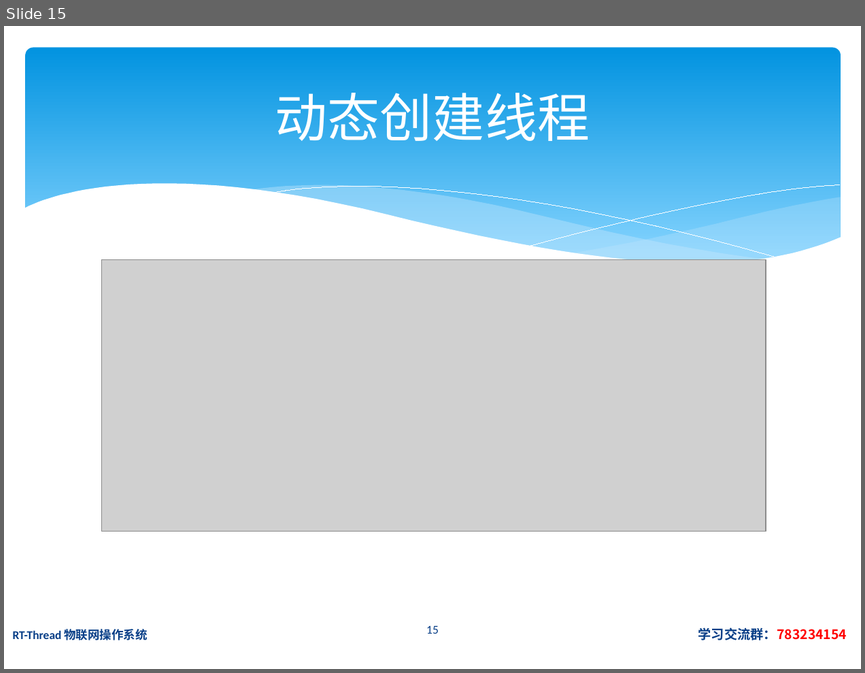
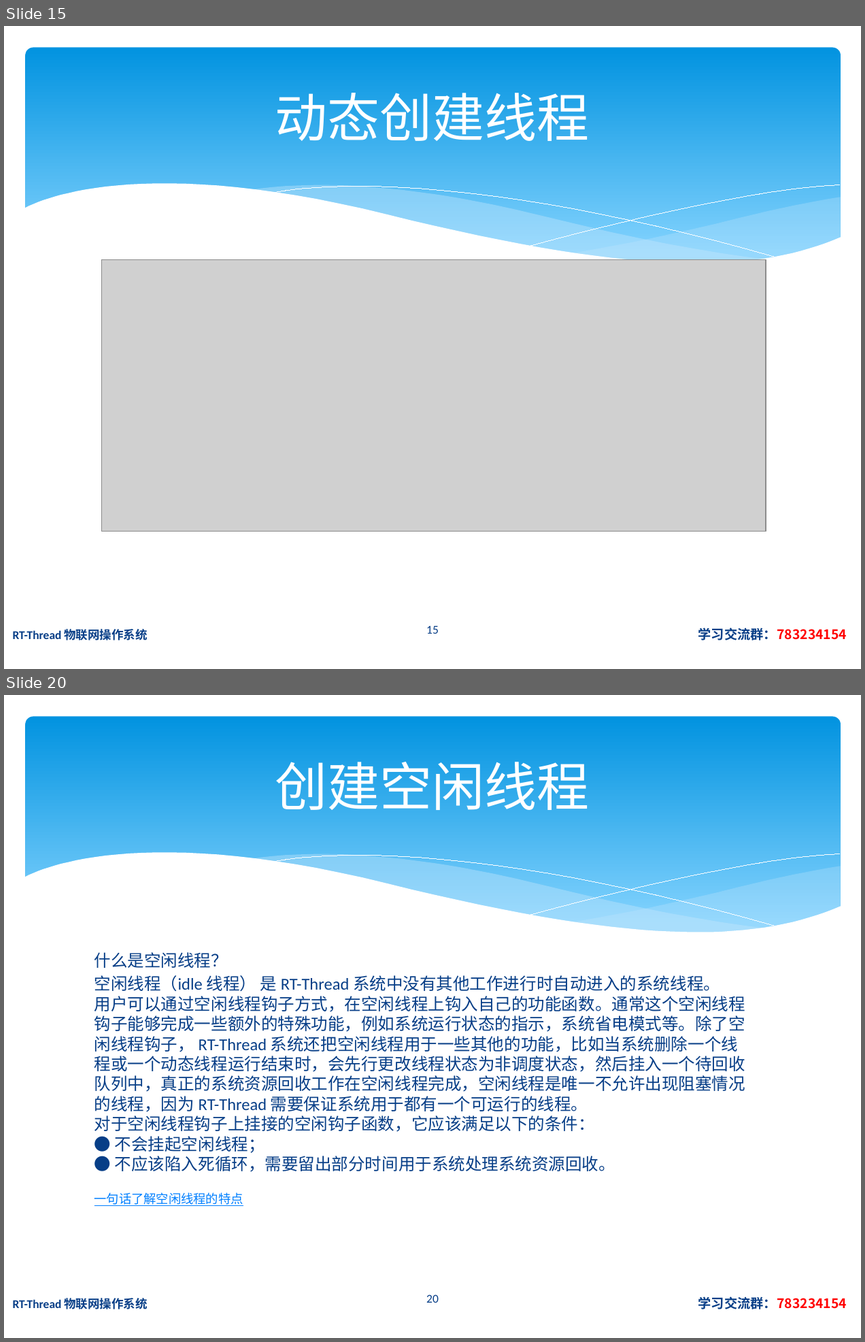
Before and after one commit to jiejieTop/RT_Thread_PPT, a slide deck: PPT/rt-thread 02.pptx. Shown one above the other, each under a label of ours: slide 15 before the commit, slides 15 and 20 after it; the slides between them are not shown. The pictures are 865x673 and 865x1342 pixels, drawn with LibreOffice and Linux fonts; fonts in the diff are those of the drawing; grey boxes stand for pictures. Boxes give left, top, right and bottom in pixels: in the first picture for what was removed or moved away, otherwise in the second. Text is boxed around its words. In the diff, an @@ line names an element or a change of style, - is before the commit and + after.

Commit message:
第二章完成

```diff
--- a/PPT/rt-thread 02.pptx
+++ b/PPT/rt-thread 02.pptx
@@ slide 20 added at [4, 695, 861, 1338], background #FFFFFF; not listed: 6 template elements that a slide beside it also shows @@
@@ title added at [275, 762, 589, 810], 44 pt, text #FFFFFF @@
+创建空闲线程
@@ text added at [94, 952, 745, 1206], 14 pt, text #073E87 @@
+什么是空闲线程？
+空闲线程（idle 线程） 是 RT-Thread 系统中没有其他工作进行时自动进入的系统线程。
+用户可以通过空闲线程钩子方式，在空闲线程上钩入自己的功能函数。通常这个空闲线程
+钩子能够完成一些额外的特殊功能，例如系统运行状态的指示，系统省电模式等。除了空
+闲线程钩子， RT-Thread 系统还把空闲线程用于一些其他的功能，比如当系统删除一个线
+程或一个动态线程运行结束时，会先行更改线程状态为非调度状态，然后挂入一个待回收
+队列中，真正的系统资源回收工作在空闲线程完成，空闲线程是唯一不允许出现阻塞情况
+的线程，因为 RT-Thread 需要保证系统用于都有一个可运行的线程。
+对于空闲线程钩子上挂接的空闲钩子函数，它应该满足以下的条件：
+● 不会挂起空闲线程；
+● 不应该陷入死循环，需要留出部分时间用于系统处理系统资源回收。
+一句话了解空闲线程的特点
@@ text added at [13, 1296, 847, 1309], 10 pt, text #073E87, bold @@
+RT-Thread 物联网操作系统 学习交流群：783234154
@@ page number added at [426, 1294, 439, 1302], 10 pt, text #073E87 @@
+20
```
Also in this commit, not shown: 4 slides changed, 2 other slides added, 9 slides removed.
